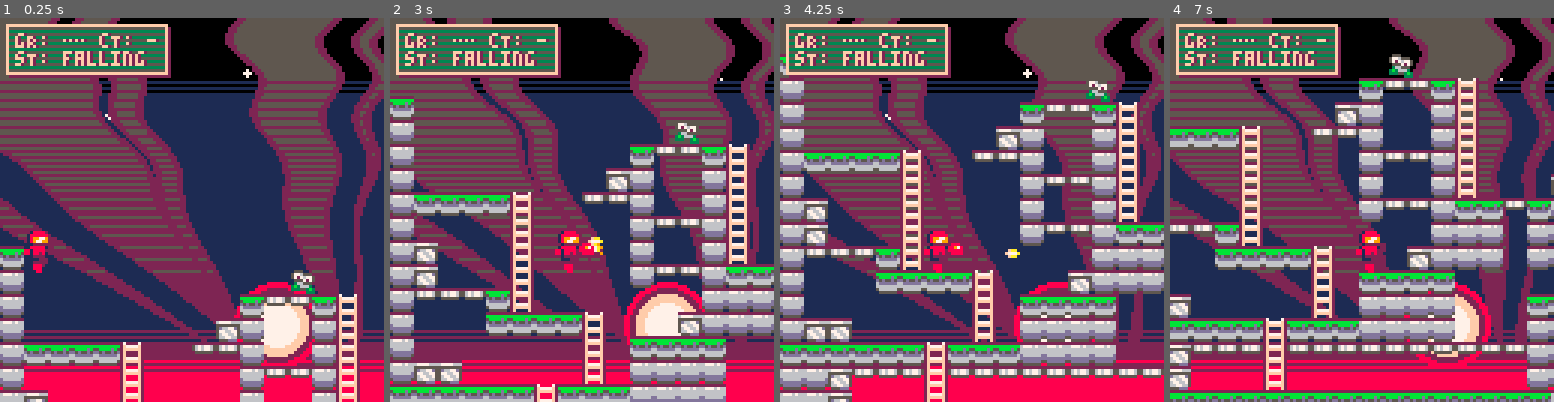
Above: before the commit, frames 1-4 (left to right).
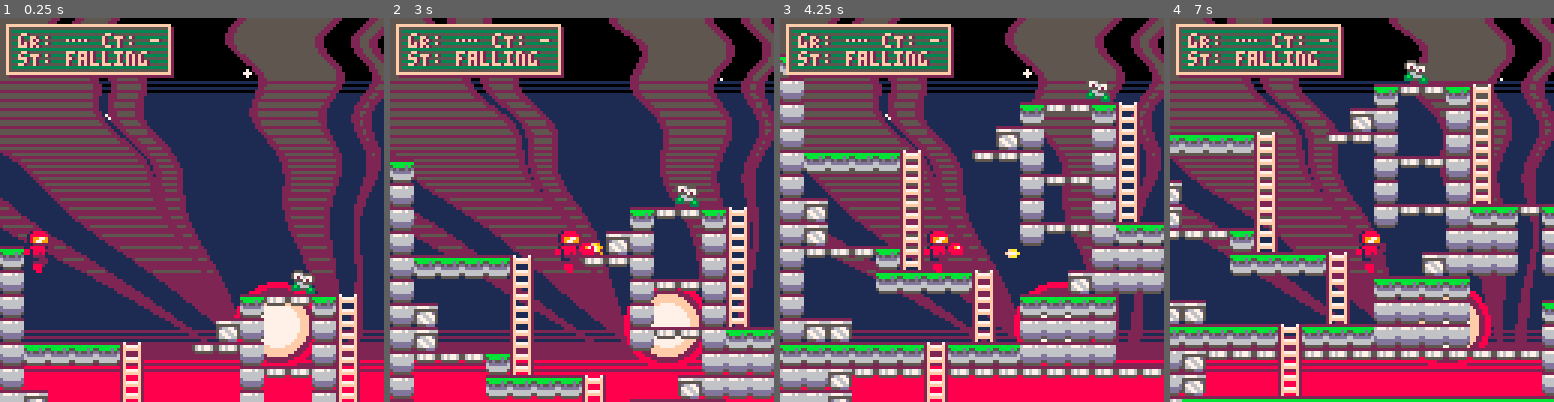
Above: after the commit, the same moments.

Repository: whckmstrjck/picoboy
Game: PICO-8 cartridge picoboy.p8
Two runs of this game, one before a commit and one after it. Both use one fixed random seed, a clock stepped at 60 frames per second and the inputs below.
Inputs:
- Up to frame 1 (0.25 s): no input
- Up to frame 2 (3 s): tap X (X key) at 0.33, 1.07, 1.85, 2.97 s; tap O (Z key) at 0.7, 1.7, 2.1, 2.5, 2.9 s; hold Right 1.6-2.1 s; hold Up 2.15-2.42 s; hold Right from 2.47 s (still down)
- Up to frame 3 (4.25 s): release Right at 3.03 s; hold Left 3.08-3.58 s; tap O (Z key) at 3.3, 3.7, 4.1 s; hold Down 3.63-3.97 s; hold Right from 4.02 s (still down); tap X (X key) at 4.08 s
- Up to frame 4 (7 s): tap O (Z key) every 0.4 s from 4.5 to 6.9 s; release Right at 4.68 s; hold Up 4.73-5.03 s; hold Left 5.08-5.68 s; tap X (X key) at 5.2, 6.32 s; hold Down 5.73-6.03 s; hold Right 6.08-6.58 s; hold Right from 6.63 s (still down)

The runs differ from the first frame. In frame 1, 1.7% of the frame differs, in the area x 2-46%, y 1-16%; in frame 2, 38%; in frame 3, 1.7%; in frame 4, 42%, in the area x 0-100%, y 1-100%.

Commit message:
Update player coyote frame count and refine gravity handling in update function

Diff:
--- a/lua/classes/actor.lua
+++ b/lua/classes/actor.lua
@@ -27,7 +27,11 @@
   collide_x = function(_ENV)
     local dir = sgn(vx)
     local x_check = x
-    local y_checks = { y + skin_w, y + height / 2, y + height - skin_w }
+    local y_checks = {
+      y + skin_w,
+      y + height / 2,
+      y + height - skin_w
+    }
 
     if dir < 0 then
       x_check += vx
--- a/lua/classes/player.lua
+++ b/lua/classes/player.lua
@@ -15,7 +15,7 @@
   gravity = .14,
   grounded = nil, -- nil, solid, semisolid, ladder, coyote
   coyote_time = 0,
-  coyote_frame_count = 2,
+  coyote_frame_count = 3,
 
   shooting = 0,
   shooting_dur = 26,
@@ -196,7 +196,11 @@
   apply_move_and_collide = function(_ENV)
     vx = 0
 
-    vy = min(vy + gravity, vy_max)
+    if grounded == 'coyote' then
+      vy = 0
+    else
+      vy = min(vy + gravity, vy_max)
+    end
 
     if btn(⬅️) then
       vx = -speed
@@ -316,7 +320,7 @@
   draw_default = function(_ENV)
     local spr_id = 2
 
-    if not grounded or grounded == 'coyote' then
+    if not grounded then
       if vy < 0 then
         spr_id = 10
       else
@@ -371,7 +375,7 @@
     -- draw state and grounded info
     local debug_x = 2
     local debug_y = 2
-    local debug_w = 53
+    local debug_w = 54
     local debug_h = 16
 
     local grounded_str = '…'
@@ -390,10 +394,10 @@
     rectfill(debug_x + 1, debug_y + 1, debug_x + debug_w + 1, debug_y + debug_h + 1, 2)
     rectfill(debug_x, debug_y, debug_x + debug_w, debug_y + debug_h, 5)
     fillp(▤)
-    rectfill(debug_x, debug_y, debug_x + debug_w, debug_y + debug_h, 3)
+    rectfill(debug_x + 2, debug_y, debug_x + debug_w, debug_y + debug_h, 3)
     fillp()
     rect(debug_x, debug_y, debug_x + debug_w, debug_y + debug_h, 15)
-    print('gR: ' .. grounded_str .. '\nsT: ' .. state, debug_x + 4, debug_y + 3, 2)
-    print('gR: ' .. grounded_str .. '\nsT: ' .. state, debug_x + 3, debug_y + 3, 15)
+    print('gR: ' .. grounded_str .. '\nsT: ' .. state, debug_x + 5, debug_y + 3, 2)
+    print('gR: ' .. grounded_str .. '\nsT: ' .. state, debug_x + 4, debug_y + 3, 15)
   end
 })
--- a/picoboy.p8
+++ b/picoboy.p8
@@ -32,17 +32,17 @@
 5dddddd5566776650000000000000000000000000000000000000000000000000000000000000000000000000000000000000000000000000000000000000000
 055555500555ddd00000000000000000000000000000000000000000000000000000000000000000000000000000000000000000000000000000000000000000
 27000072222222220088880000000000000000000000000000001888800000000000000000000000000000000000000000000000000000000000000000000000
-2f7777f25676776581888880000000000000002ee200000000018888880000000000000000000000000000000000000000000000000000000000000000000000
-2ffffff256767765818888800000000000000288eee2000000018997790000000000000000000000000000000000000000000000000000000000000000000000
-2f0000f2055555508188888000000000000028888888000000018977990000000000000000000000000000000000000000000000000000000000000000000000
-2f0000f2000000002212222800000000000022888ee8200000001222200000000000000000000000000000000000000000000000000000000000000000000000
-2f7777f2000000002888888800000000000282822228200000018888810000000000000000000000000000000000000000000000000000000000000000000000
-2ffffff2000000002888888800000000000282e72e72200000881888822000000000000000000000000000000000000000000000000000000000000000000000
-2f0000f2000000000222222000000000000022e72e72200000881882822000000000000000000000000000000000000000000000000000000000000000000000
-2f0000f20000000001222220000000000000022ffff2000000001222200000000000000000000000000000000000000000000000000000000000000000000000
-2f7777f2000000000011111000000000000022222220000000011112110000000000000000000000000000000000000000000000000000000000000000000000
-2ffffff20000000002200880000000000002882eee82000000088000220000000000000000000000000000000000000000000000000000000000000000000000
-2f0000f2000000000880000000000000000288222282000000088000220000000000000000000000000000000000000000000000000000000000000000000000
+2f7777f2567677658188888000000000000000000000000000018888880000000000000000000000000000000000000000000000000000000000000000000000
+2ffffff25676776581888880000000000000002ee200000000018997790000000000000000000000000000000000000000000000000000000000000000000000
+2f0000f205555550818888800000000000000288eee2000000018977990000000000000000000000000000000000000000000000000000000000000000000000
+2f0000f2000000002212222800000000000028888888000000001222200000000000000000000000000000000000000000000000000000000000000000000000
+2f7777f2000000002888888800000000000022888ee8200000018888810000000000000000000000000000000000000000000000000000000000000000000000
+2ffffff2000000002888888800000000000282822228200000881888822000000000000000000000000000000000000000000000000000000000000000000000
+2f0000f2000000000222222000000000000282e72e72200000881882822000000000000000000000000000000000000000000000000000000000000000000000
+2f0000f2000000000122222000000000000022e72e72200000001222200000000000000000000000000000000000000000000000000000000000000000000000
+2f7777f20000000000111110000000000000022ffff2000000011112110000000000000000000000000000000000000000000000000000000000000000000000
+2ffffff2000000000220088000000000000022222220000000088000220000000000000000000000000000000000000000000000000000000000000000000000
+2f0000f20000000008800000000000000002882eee82000000088000220000000000000000000000000000000000000000000000000000000000000000000000
 2f0000f2000000000880000000000000000282222282000000000000000000000000000000000000000000000000000000000000000000000000000000000000
 2f7777f2000000000000000000000000000028882820000000000000000000000000000000000000000000000000000000000000000000000000000000000000
 2ffffff2000000000000000000000000000028822820000000000000000000000000000000000000000000000000000000000000000000000000000000000000
